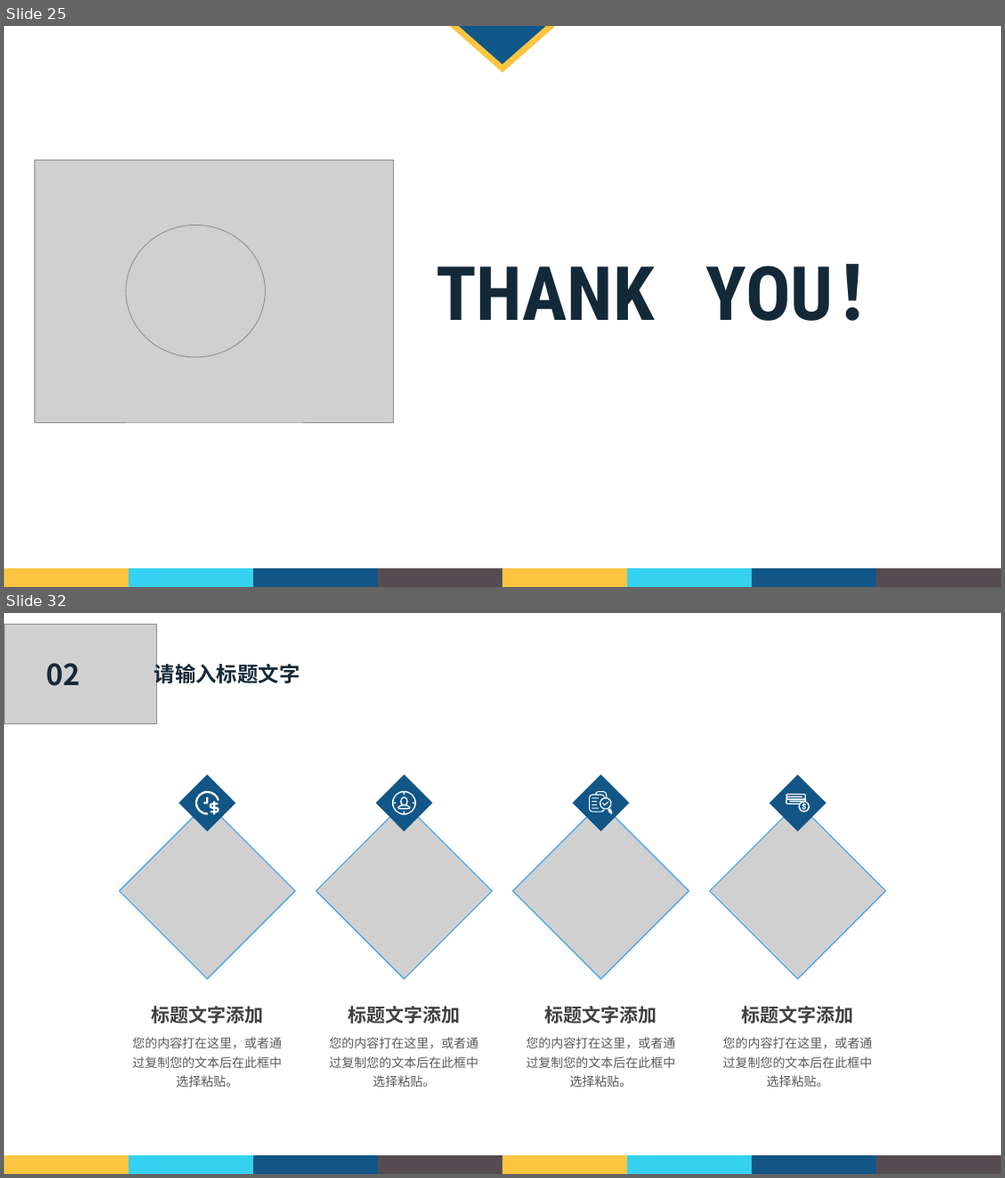
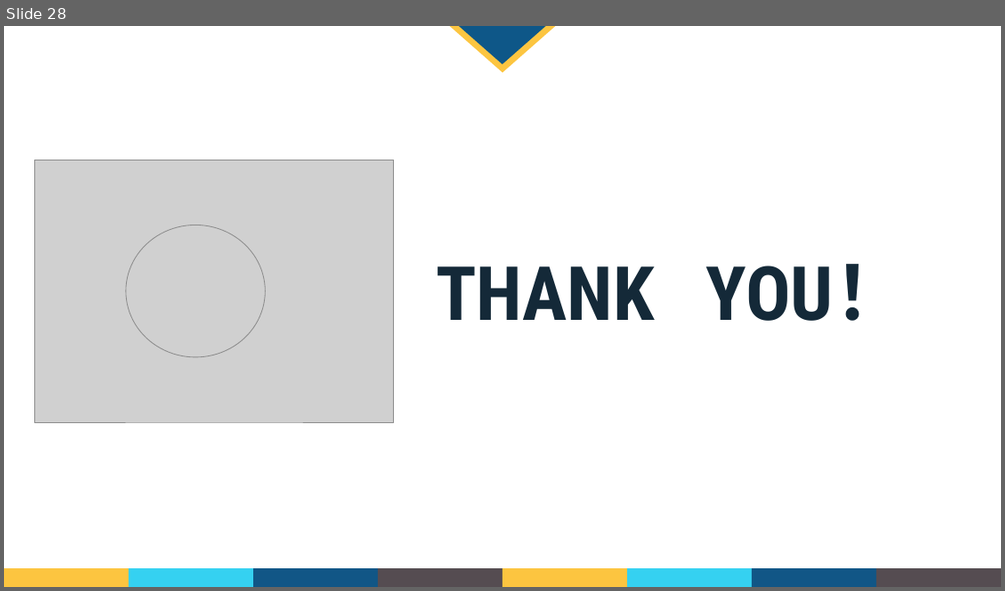
Before and after one commit to GaryHua226/AutomatedTesting, a slide deck: 课堂汇报/郭礼华_181250038.pptx. Shown one above the other, each under a label of ours: slides 25 and 32 before the commit, slide 28 after it; the slides between them are not shown. The pictures are 1005x1178 and 1005x591 pixels, drawn with LibreOffice and Linux fonts; fonts in the diff are those of the drawing; grey boxes stand for pictures; background and template pictures are left out. Boxes give left, top, right and bottom in pixels: in the first picture for what was removed or moved away, otherwise in the second. Text is boxed around its words. In the diff, an @@ line names an element or a change of style, - is before the commit and + after.

```diff
--- a/课堂汇报/郭礼华_181250038.pptx
+++ b/课堂汇报/郭礼华_181250038.pptx
@@ slide 32 removed at <box>4,613,1001,1174</box>, background picture (left out) @@
@@ picture removed at <box>4,625,156,723</box> @@
@@ text removed at <box>46,663,80,686</box> @@
-02
@@ text removed at <box>154,661,300,688</box> @@
-请输入标题文字
@@ group removed at <box>119,774,886,979</box>: 4 pictures, 4 diamonds, 4 freeform shapes @@
@@ text removed at <box>151,1005,263,1023</box> @@
-标题文字添加
@@ text removed at <box>348,1005,460,1023</box> @@
-标题文字添加
@@ text removed at <box>545,1005,657,1023</box> @@
-标题文字添加
@@ text removed at <box>742,1005,854,1023</box> @@
-标题文字添加
@@ text removed at <box>132,1037,282,1086</box> @@
-您的内容打在这里，或者通过复制您的文本后在此框中选择粘贴。
@@ text removed at <box>329,1037,478,1086</box> @@
-您的内容打在这里，或者通过复制您的文本后在此框中选择粘贴。
@@ text removed at <box>526,1037,676,1086</box> @@
-您的内容打在这里，或者通过复制您的文本后在此框中选择粘贴。
@@ text removed at <box>723,1037,873,1086</box> @@
-您的内容打在这里，或者通过复制您的文本后在此框中选择粘贴。
@@ group removed at <box>4,1155,1001,1174</box>: 8 rectangles @@
@@ what was slide 25 is now slide 28 @@
```
Also in this commit, not shown: 1 slide changed, 3 slides added, 19 other slides removed.
